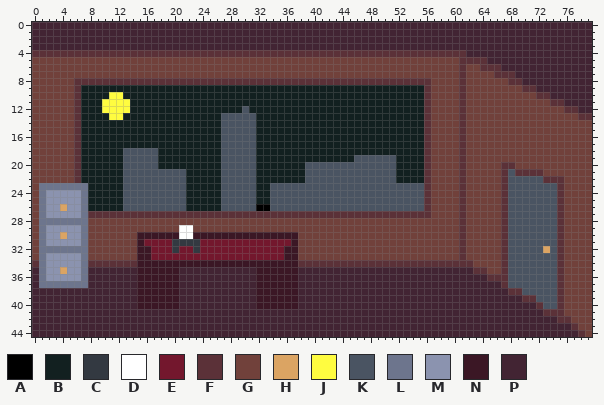
A sprite sheet gets an edit: client/res/gfx/background.png. The first picture shows the starting point.
The file is 80x45 pixels.
Palette (. is transparent): A #000000  B #122020  C #333941  D #ffffff  E #73172d  F #5b3138  G #71413b  H #dba463  J #fffc40  K #4a5462  L #6d758d  M #8b93af  N #3b1725  P #422433
The result:
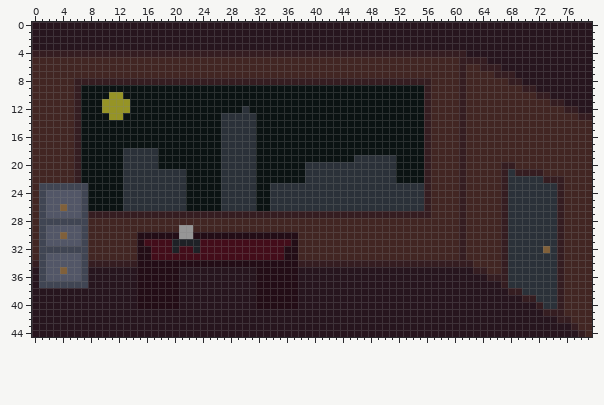
Message: made the background darker
The edit:
@@ palette @@
-B #122020
+B #0b1313
-C #333941
+C #1e2126
-D #ffffff
+D #969696
-E #73172d
+E #430d1a
-F #5b3138
+F #351d21
-G #71413b
+G #422623
-H #dba463
+H #80603a
-J #fffc40
+J #969426
-K #4a5462
+K #2b3139
-L #6d758d
+L #404553
-M #8b93af
+M #525667
-N #3b1725
+N #230d16
-P #422433
+P #27151e
@@ x 30..35 @@
 25 KKBBKK
-26 KKAAKK
+26 KKBBKK
 27 FFFFFF
